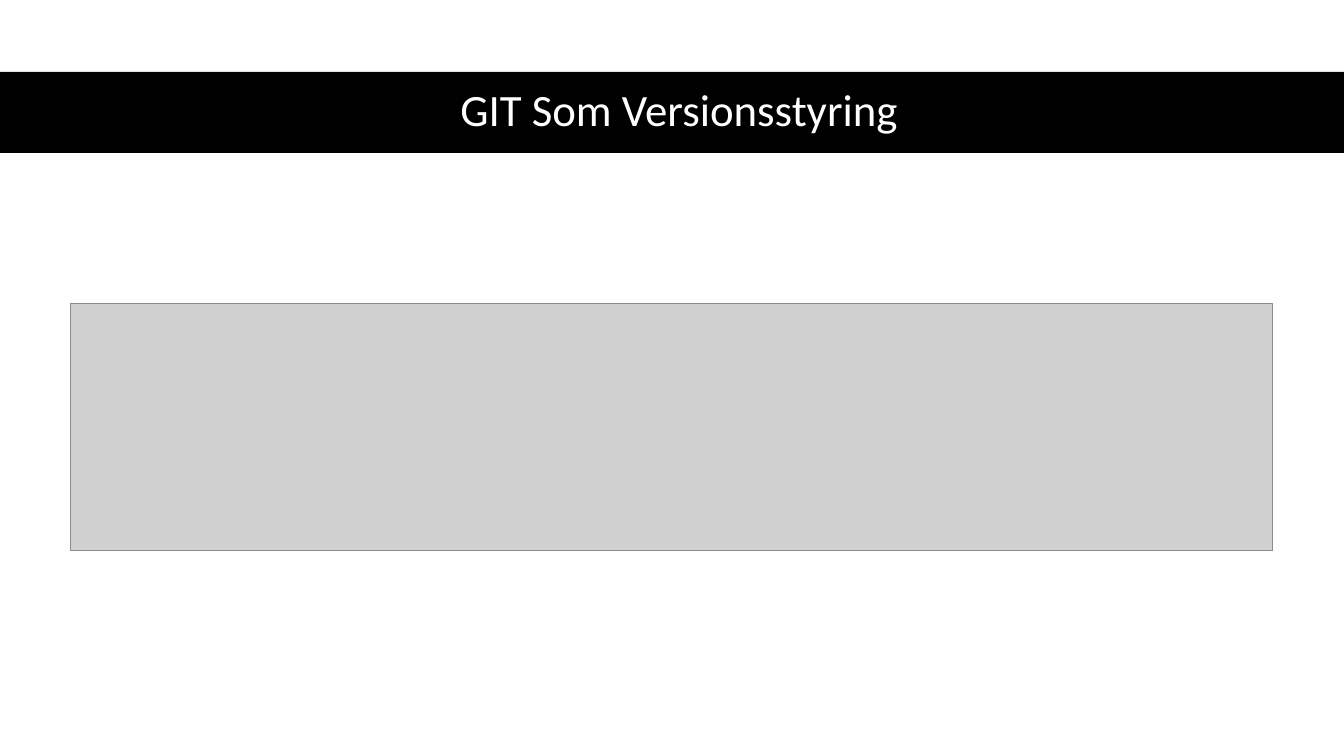
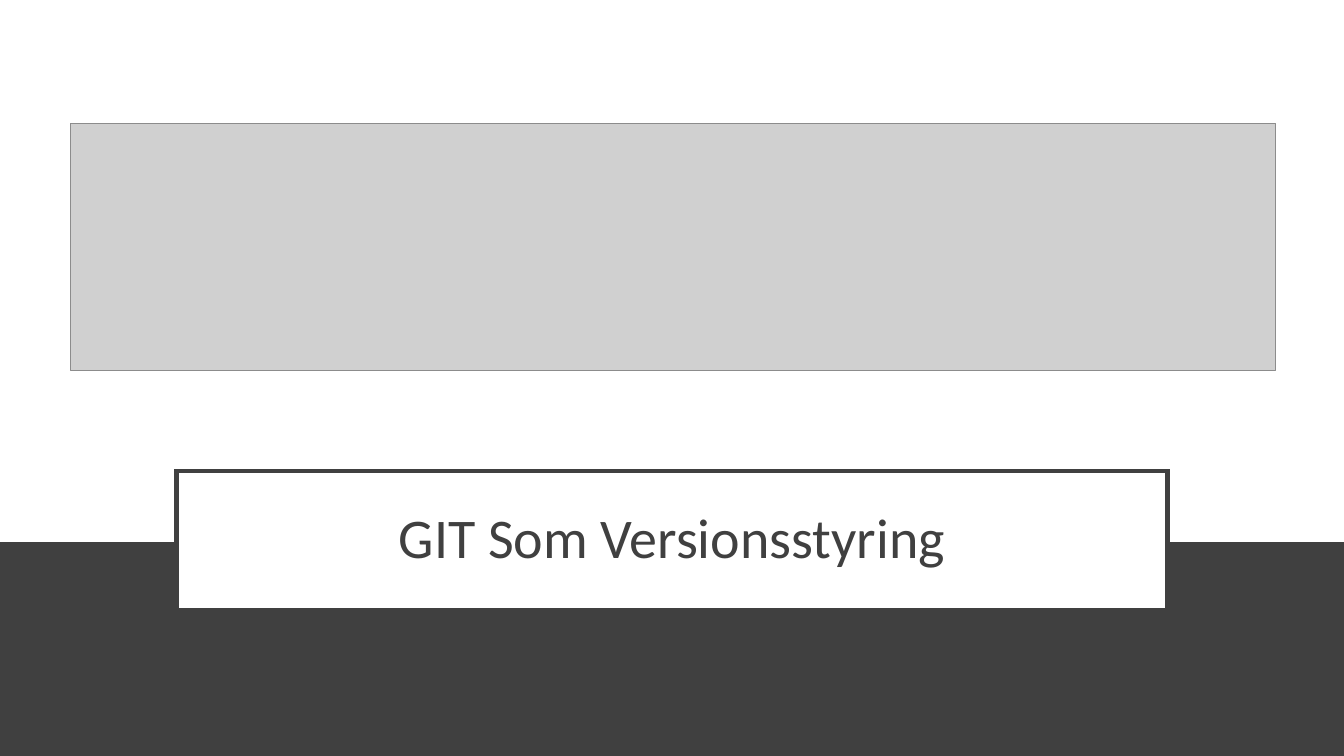
Before and after one commit to Paepke-cph/Git-Workshop, a slide deck: slide 2 of Docs/Versionsstyring.pptx. Drawn at 1344x756 pixels with LibreOffice and Linux fonts; fonts in the diff are those of the drawing; grey boxes stand for pictures. Boxes give left, top, right and bottom in pixels: in the first picture for what was removed or moved away, otherwise in the second. Text is boxed around its words. In the diff, an @@ line names an element or a change of style, - is before the commit and + after.

```diff
--- a/Docs/Versionsstyring.pptx
+++ b/Docs/Versionsstyring.pptx
@@ rectangle removed at <box>0,72,1344,153</box> @@
@@ picture: place and size @@
-picture at <box>71,303,1273,549</box>
+picture at <box>71,123,1275,370</box>
@@ title "GIT Som Versionsstyring": place and size @@
-title "GIT Som Versionsstyring" at <box>460,95,898,134</box>
+title "GIT Som Versionsstyring" at <box>176,471,1168,610</box>
@@ title "GIT Som Versionsstyring" at <box>176,471,1168,610</box>: size 32 to 40 pt, text colour #FFFFFF to #404040; fill none to #FFFFFF; outline none to #404040 3 pt @@
@@ rectangle added at <box>0,542,1344,756</box>, fill #404040 @@
```
Also in this commit, not shown: 1 other slide changed, 10 slides added, 4 other files.
